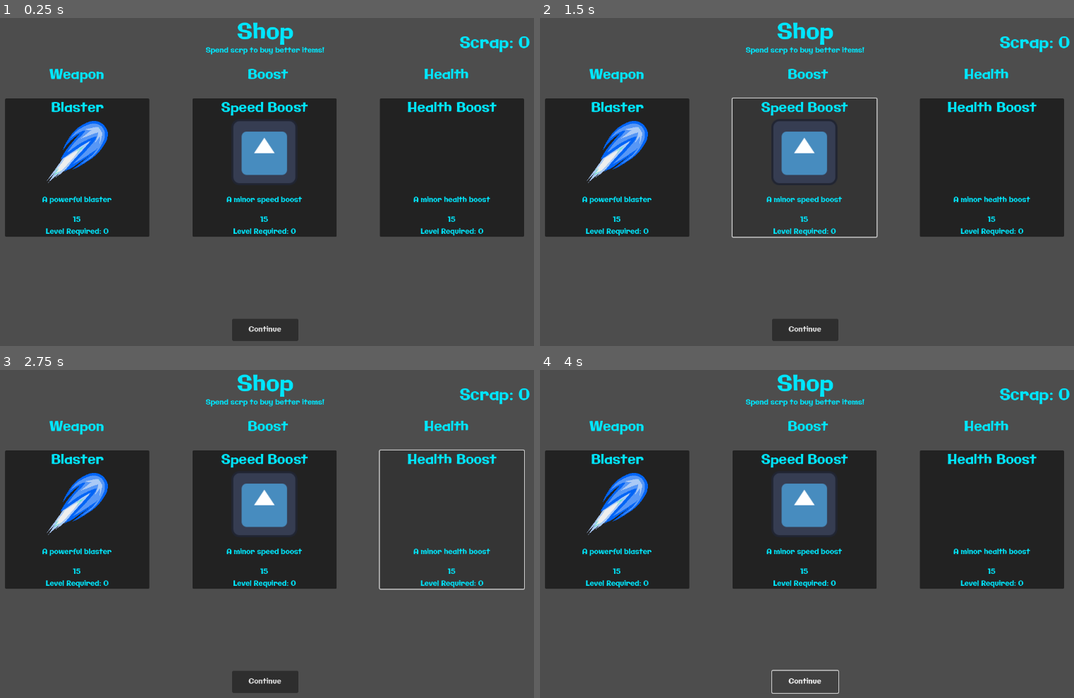
Above: before the commit, frames 1-4 (two rows, left to right).
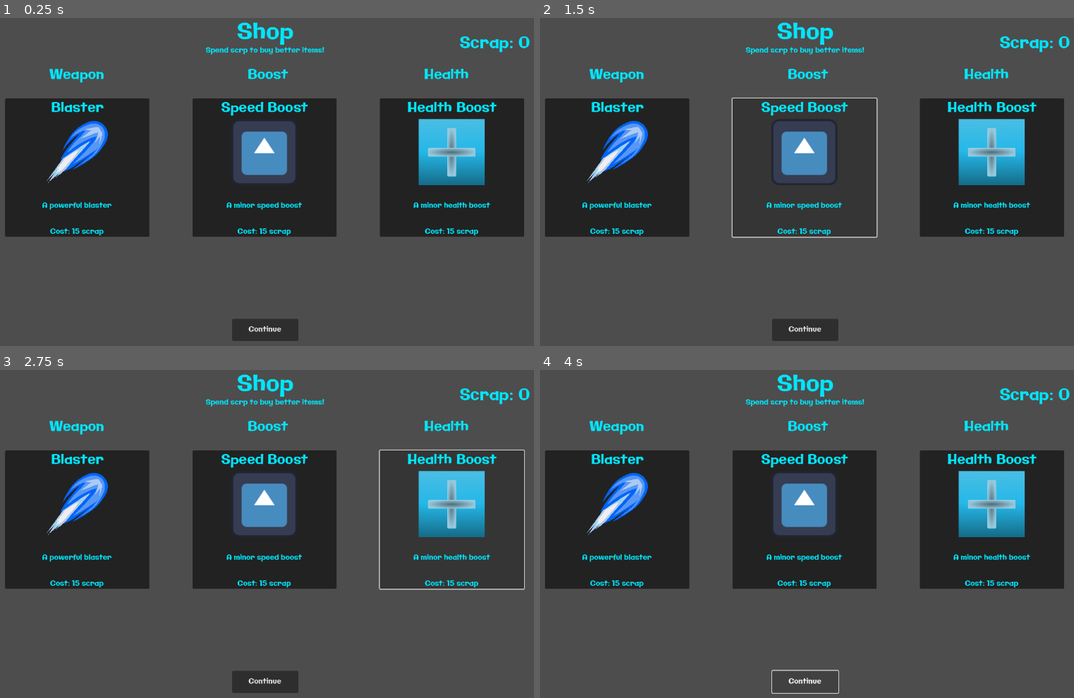
Above: after the commit, the same moments.

Repository: WilliamAalund/TAGD-Game-Jam-Fall-2024
Game: Godot game, scene res://Code/PrimaryScenes/Main/DebugMain.tscn
The game is run twice, just before and just after one commit, with the same random seed, the same clock (stepped at 60 frames per second) and the same inputs. This scene is started directly instead of the project's main scene.
Inputs (mouse positions are in pixels of both pictures, inside the frame that each line leads up to):
- Up to frame 1 (0.25 s): no input
- Up to frame 2 (1.5 s): click (614, 168) at 0.5 s; click (807, 168) at 1.25 s
- Up to frame 3 (2.75 s): click (453, 520) at 2 s
- Up to frame 4 (4 s): click "Continue" at 2.75 s; click "Continue" at 3.5 s

The runs differ from the first frame. In frame 1, 3.9% of the frame differs, in the area x 7-92%, y 30-67%; in frame 2, 3.9%; in frame 3, 3.9%; in frame 4, 3.9%.

Commit message:
buy weapon maybe working? need to fix some things first

Diff:
--- a/Game/Code/Scripts/Classes/PlayerData.gd
+++ b/Game/Code/Scripts/Classes/PlayerData.gd
@@ -83,8 +83,16 @@
 	score += 100
 	scrap += 10
 
-func canBuy(item_to_buy: Item):
+func buyWeapon(weapon, price):
+	if canBuy(price):
+		scrap -= price
+		primary_weapon_id = weapon.weapID
+
+func buyItem(item_name, price):
+	pass
+
+func canBuy(price):
 	#check if player can buy item
-	if(scrap < item_to_buy.priceItem):
+	if(scrap < price):
 		return false
 	return true
--- a/Game/Code/Scripts/Non Globals/Game.gd
+++ b/Game/Code/Scripts/Non Globals/Game.gd
@@ -236,7 +236,6 @@
 		await get_tree().create_timer(2).timeout
 		level_complete_screen.visible = false
 		if (game_level % 1 == 0):
-			pass # Implement shop
 			shop_screen.shop_level = game_level
 			shop_screen.visible = true
 			await shop_screen.player_continue
--- a/Game/Code/Scripts/TestScripts/ItemDict.gd
+++ b/Game/Code/Scripts/TestScripts/ItemDict.gd
@@ -41,7 +41,7 @@
 	"Health Boost":
 	{
 		"weapID": 99,
-		"image": "fafdads",
+		"image": "res://Resources/Textures/health.png",
 		"description": "A minor health boost",
 		"type": "Health",
 		"modifier": 1.2,
--- a/Game/Code/Scripts/TestScripts/ShopTest.gd
+++ b/Game/Code/Scripts/TestScripts/ShopTest.gd
@@ -4,7 +4,6 @@
 
 # Load the dictionary script
 var item_data = preload("res://Code/Scripts/TestScripts/ItemDict.gd").new()
-var texture = load("res://Resources/Textures/Laser.png")
 
 var target_types = ["Weapon", "Boost", "Health"]  # Adjust as needed
 
@@ -13,7 +12,7 @@
 var selected_items = []
 
 @export var shop_level = 1
-var level_price_multiplier = 15
+@export var price = shop_level*15
 
 
 # Function to select random items ensuring each button displays a specific type
@@ -57,7 +56,7 @@
 	else:
 		# Display the selected item's details
 		var item = item_data.Items[item_name]
-		ui_box.update_button_elements(item_name, shop_level * level_price_multiplier, item.description, item.type, item["image"])
+		ui_box.update_button_elements(item_name, price, item.description, item.type, item["image"])
 		#ui_box.get_node("ItemName").text = item_name
 		#ui_box.get_node("ItemPrice").text = "Price: $"
 		#ui_box.get_node("ItemDescription").text = item.description
@@ -75,19 +74,21 @@
 	pass
 
 
+
 func _on_item_button_pressed() -> void:
-	pass # Replace with function body.
+	var item = item_data.Items[selected_items[0]]
+	if PlayerData.buyWeapon(item, price):
+		player_continue.emit()
 
 
 func _on_continue_button_pressed() -> void:
-	pass
 	print("go to game")
 	player_continue.emit()
 
 
 func _on_item_button_2_pressed() -> void:
-	pass # Replace with function body.
+	PlayerData.buyItem(selected_items[1], price)
 
 
 func _on_item_button_3_pressed() -> void:
-	pass # Replace with function body.
+	PlayerData.buyItem(selected_items[2], price)
--- a/Game/Code/Scripts/TestScripts/WeaponDict.gd
+++ b/Game/Code/Scripts/TestScripts/WeaponDict.gd
@@ -7,14 +7,7 @@
 	},
 	2:
 	{
-		"Name": "Laser",
-		"rpm": 100,
-		"auto": true,
-		"range": 500,
-		"velocity": 1000,
-		"spread": 0,
-		"damage": 2,
-		"mode": 1
+		"weapon": WeaponConstants.SNIPER
 	}
 }
 
--- a/Game/Code/Scripts/item_button.gd
+++ b/Game/Code/Scripts/item_button.gd
@@ -17,7 +17,7 @@
 
 func update_button_elements(weapon_name, price, description, type, image):
 	name_label.text = weapon_name
-	price_label.text = str(price)
+	price_label.text = "Cost: " + str(price) + " scrap"
 	description_label.text = description
 	var picture = load(image)
 	$VBoxContainer/ItemImage.texture = picture
--- a/Game/Code/Tests/ItemButton.tscn
+++ b/Game/Code/Tests/ItemButton.tscn
@@ -63,11 +63,3 @@
 "
 horizontal_alignment = 1
 vertical_alignment = 2
-
-[node name="ItemLevel" type="Label" parent="VBoxContainer"]
-z_index = 1
-layout_mode = 2
-text = "Level Required: 0
-"
-horizontal_alignment = 1
-vertical_alignment = 2
--- a/Game/Code/Tests/ShopTest.tscn
+++ b/Game/Code/Tests/ShopTest.tscn
@@ -120,6 +120,6 @@
 text = "Scrap: 999"
 
 [connection signal="pressed" from="ItemButton1" to="." method="_on_item_button_pressed"]
-[connection signal="pressed" from="ItemButton2" to="." method="_on_item_button_pressed"]
-[connection signal="pressed" from="ItemButton3" to="." method="_on_item_button_pressed"]
+[connection signal="pressed" from="ItemButton2" to="." method="_on_item_button_2_pressed"]
+[connection signal="pressed" from="ItemButton3" to="." method="_on_item_button_3_pressed"]
 [connection signal="pressed" from="ContinueButton" to="." method="_on_continue_button_pressed"]
--- a/Game/save.json
+++ b/Game/save.json
@@ -1 +1 @@
-{"farthest_level":-1,"high_score":-1,"high_score_name":""}
+{"farthest_level":2,"high_score":-1,"high_score_name":""}
Binary file added: Game/Resources/Textures/health.png
Not shown, added: Game/Resources/Textures/health.png.import
